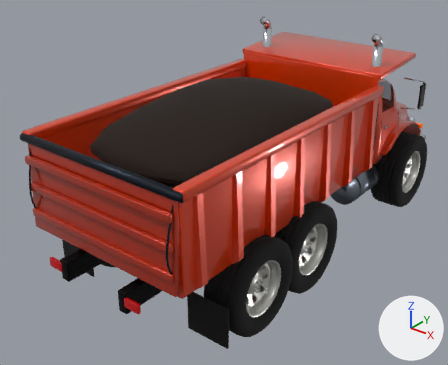
What one commit did to the glTF model ragdoll-crash-physics/blender/out/DumpTruck.glb.
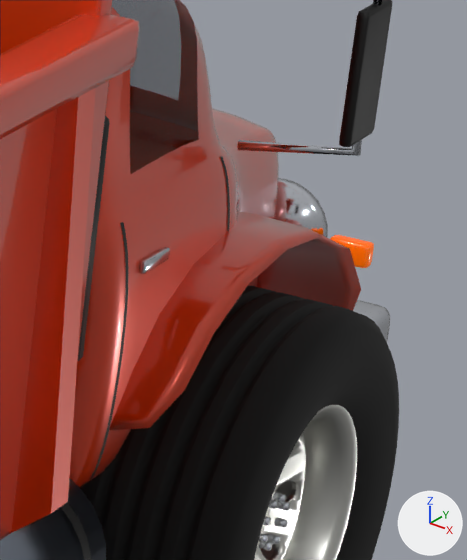
Each version appears first whole from a 50 mm camera at (19.5, -27.9, 20.0) aimed at (-1.3, -1.8, 3.9), and next in a close-up on the part from 81% to 98% of the width and 23% to 49% of the height. Arrows for +X, +Y and +Z are at lower right; the lights stay in place. The last two pictures show the newer version. Vertices at exactly the same position are counted once.

Script lines for the objects in view, before the commit:
```python
me_dumptruck_body = bpy.data.meshes.new('DumpTruck_Body')
me_dumptruck_body.from_pydata(...)  # 3679 vertices, 7152 faces; spans x -5.3..5.3, y -12.8..13.1, z 3.2..10.5
# faces by material slot: [6720, 432]
me_dumptruck_body.materials.append(mat_paint)
me_dumptruck_body.materials.append(mat_paint_001)
me_dumptruck_trim = bpy.data.meshes.new('DumpTruck_Trim')
me_dumptruck_trim.from_pydata(...)  # 7338 vertices, 13808 faces; spans x -5.8..5.8, y -13.2..14.4, z 0.9..12.2
me_dumptruck_trim.materials.append(mat_darktrim)
me_dumptruck_trim.materials.append(mat_chrome)
me_dumptruck_trim.materials.append(mat_alloy)
me_dumptruck_trim.materials.append(mat_matte)
me_dumptruck_trim.materials.append(mat_chassis)
me_dumptruck_trim.materials.append(mat_rubber)
me_dumptruck_trim.materials.append(mat_steel)
me_dumptruck_trim.materials.append(mat_matte_001)
me_dumptruck_trim.materials.append(mat_matte_002)
me_dumptruck_wheel2 = bpy.data.meshes.new('DumpTruck_Wheel2')
me_dumptruck_wheel2.from_pydata(...)  # 3234 vertices, 6352 faces; spans x -1.06..1.06, y -2.5..2.5, z -2.5..2.5
# faces by material slot: [3696, 2496, 160]
me_dumptruck_wheel2.materials.append(mat_rubber)
me_dumptruck_wheel2.materials.append(mat_rim)
me_dumptruck_wheel2.materials.append(mat_chrome)
ob_dumptruck_body = bpy.data.objects.new('DumpTruck_Body', me_dumptruck_body)
ob_dumptruck_body.location = (0.0, 0.0, 0.0)
ob_dumptruck_trim = bpy.data.objects.new('DumpTruck_Trim', me_dumptruck_trim)
ob_dumptruck_trim.location = (0.0, 0.0, 0.0)
ob_dumptruck_wheel2 = bpy.data.objects.new('DumpTruck_Wheel2', me_dumptruck_wheel2)
ob_dumptruck_wheel2.location = (4.8, 9.5, 2.5)
# also in view: 'DumpTruck_Lights' at (0.0, -0.1, 6.2)
```
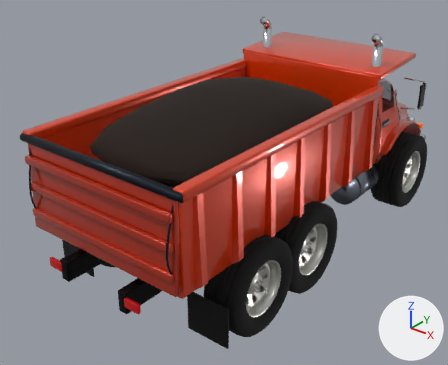
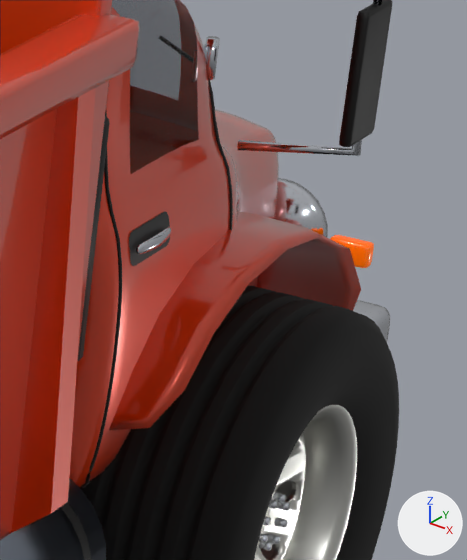
What differs and where, as boxes [x1, y1, x2, y2] in the close-ups (467 x 560 px):
part 1 of me_dumptruck_trim, added
    after: [206, 36, 220, 80]
part 2 of me_dumptruck_trim, added
    after: [191, 44, 209, 82]
part 3 of me_dumptruck_trim, added
    after: [136, 227, 171, 254]
part 4 of me_dumptruck_trim, built on
    before: [82, 156, 230, 487]
    after: [81, 35, 233, 488]

What changed in the scene script:
```text
Add mat_pocket:
    mat_pocket = bpy.data.materials.new('Pocket')
    # nodes: BsdfPrincipled, Mix, OutputMaterial, VertexColor
    # colours: black #0a0b0d, mixed with the vertex colours
Change me_dumptruck_trim:
    used by ob_dumptruck_trim; location = (0.0, 0.0, 0.0)
    remove me_dumptruck_trim.from_pydata(...)  # 7338 vertices, 13808 faces; spans x -5.8..5.8, y -13.2..14.4, z 0.9..12.2
    add me_dumptruck_trim.from_pydata(...)  # 9282 vertices, 17740 faces; spans x -5.8..5.8, y -13.2..14.4, z 0.9..12.2
    me_dumptruck_trim part 1: a new loose piece, a 10-sided cylinder along z spanning x 3.82..3.95, y 9.47..9.61, z 7.4..7.85, in mat_chrome
    me_dumptruck_trim part 2: the loose piece of 56 vertices spanning x 5.4..5.6, y 9.5..10.2, z 6.9..8.4 is copied, and the copy is scaled about its middle by (0.39, 0.477, 0.24), then moved by (-1.6, -0.5, -0.1), in mat_chrome; it spans x 3.8..3.9, y 9.2..9.5, z 7.4..7.8
    me_dumptruck_trim part 3: a new loose piece of 410 vertices spanning x 4.3..4.5, y 7.1..7.9, z 6.2..6.3, in mat_chrome
    me_dumptruck_trim part 4: 31 vertices moved from x -4.4..4.4, y 6.9..9.6, z 4.1..6.4 to x -4.4..4.4, y 7.0..9.6, z 4.1..6.4; 251 vertices removed from x -4.4..4.4, y 6.9..9.6, z 3.5..6.6; 1111 vertices added at x -4.5..4.5, y 6.8..9.6, z 3.4..8.9
    other edits to the shape of me_dumptruck_trim do not show in these pictures
    add me_dumptruck_trim.materials.append(mat_pocket)
```
